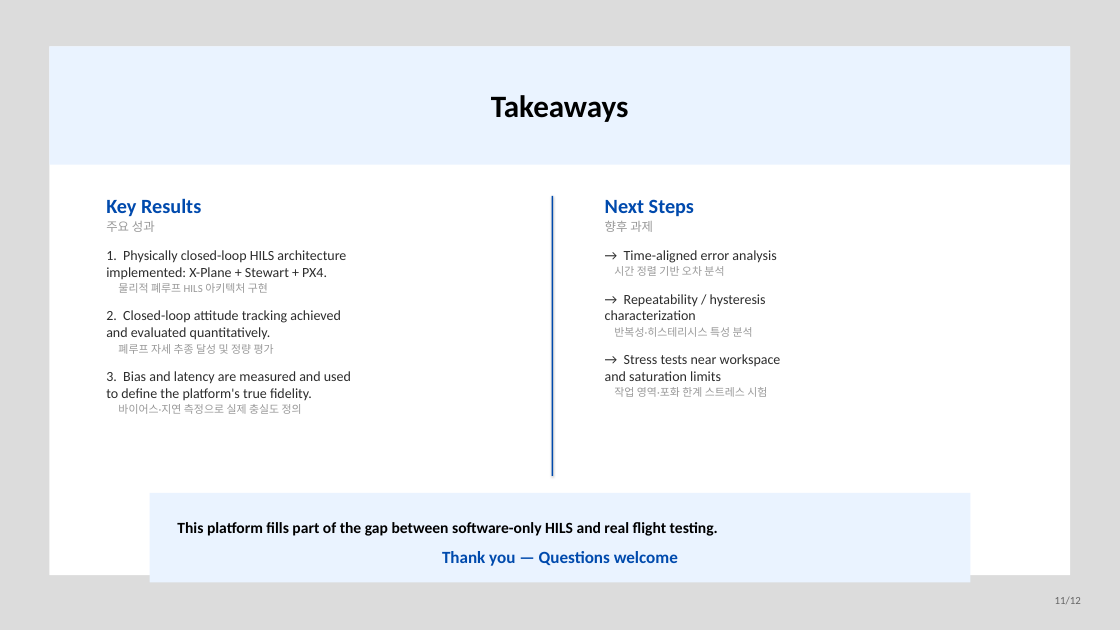
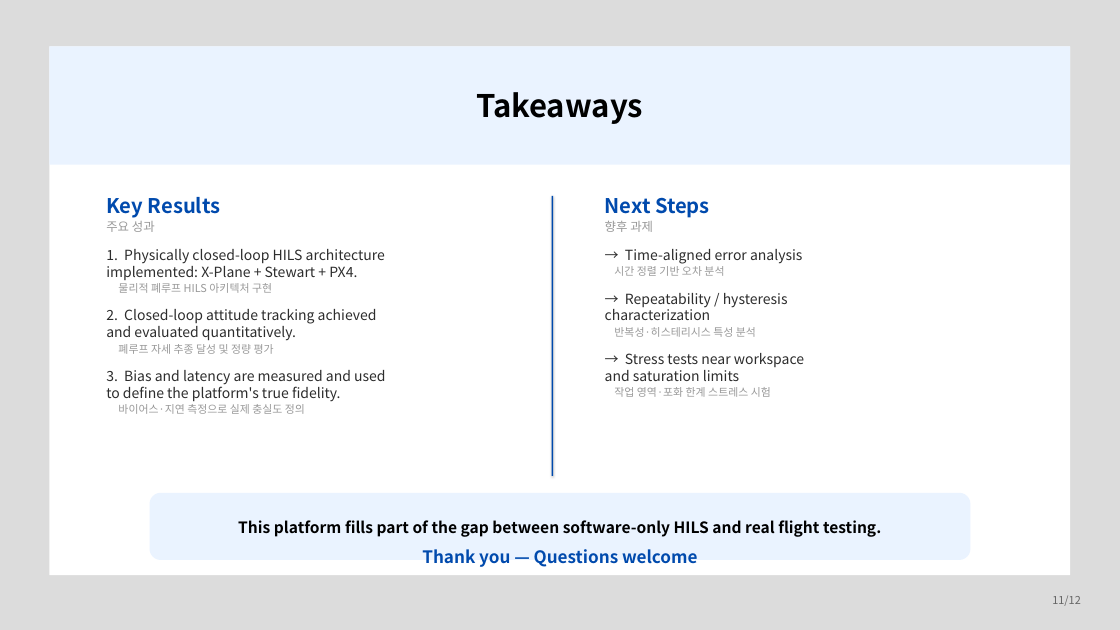
Before and after one commit to banana99ou/Stewart-Platform, a slide deck: slide 11 of presentation/KSAS_Spring2026_Presentation.pptx. Drawn at 1120x630 pixels with LibreOffice and Linux fonts; fonts in the diff are those of the drawing. Boxes give left, top, right and bottom in pixels: in the first picture for what was removed or moved away, otherwise in the second. Text is boxed around its words. In the diff, an @@ line names an element or a change of style, - is before the commit and + after.

```diff
--- a/presentation/KSAS_Spring2026_Presentation.pptx
+++ b/presentation/KSAS_Spring2026_Presentation.pptx
@@ rounded rectangle: place and size @@
-rounded rectangle at [150,493,970,582]
+rounded rectangle at [150,493,970,560]
@@ rounded rectangle at [150,493,970,560]: rectangle to rounded rectangle @@
@@ text "This platform fills part of ..." at [238,520,881,567]: font Calibri to Noto Sans CJK KR; alignment left to centre @@
@@ font Calibri to Noto Sans CJK KR in 4 elements at [476,92,643,124], [106,197,385,414], [605,197,804,397], [1052,596,1080,606] @@
```
Also in this commit, not shown: 11 other slides changed, 7 other files.
